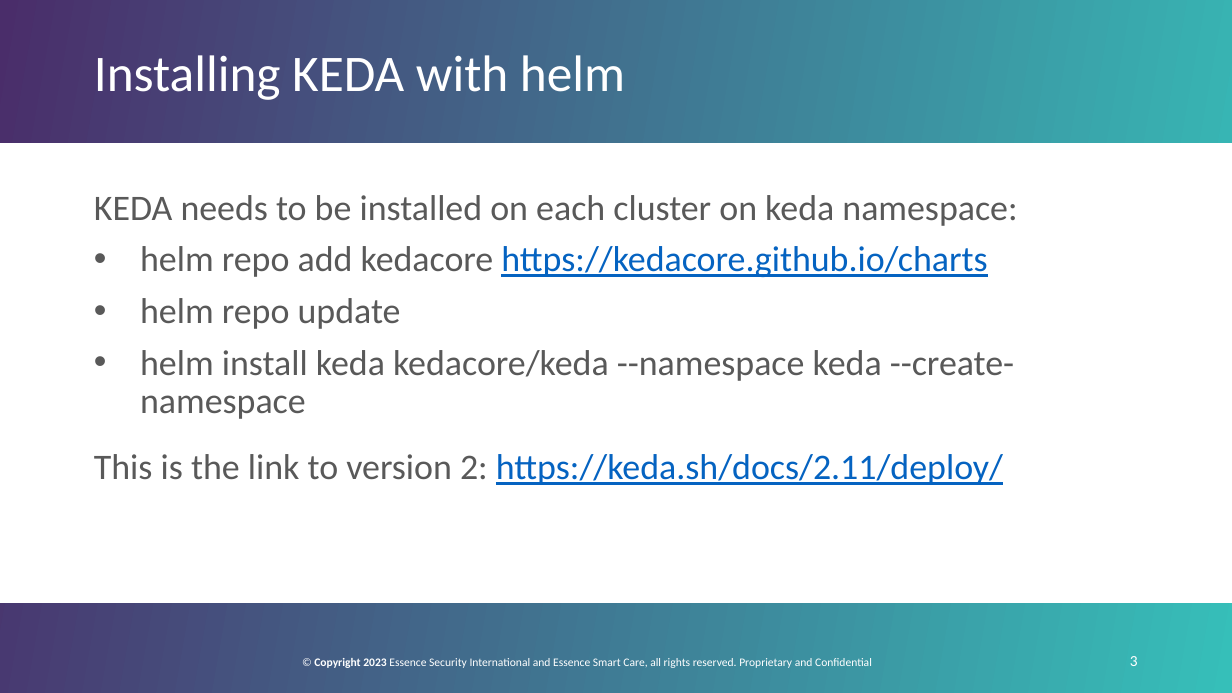
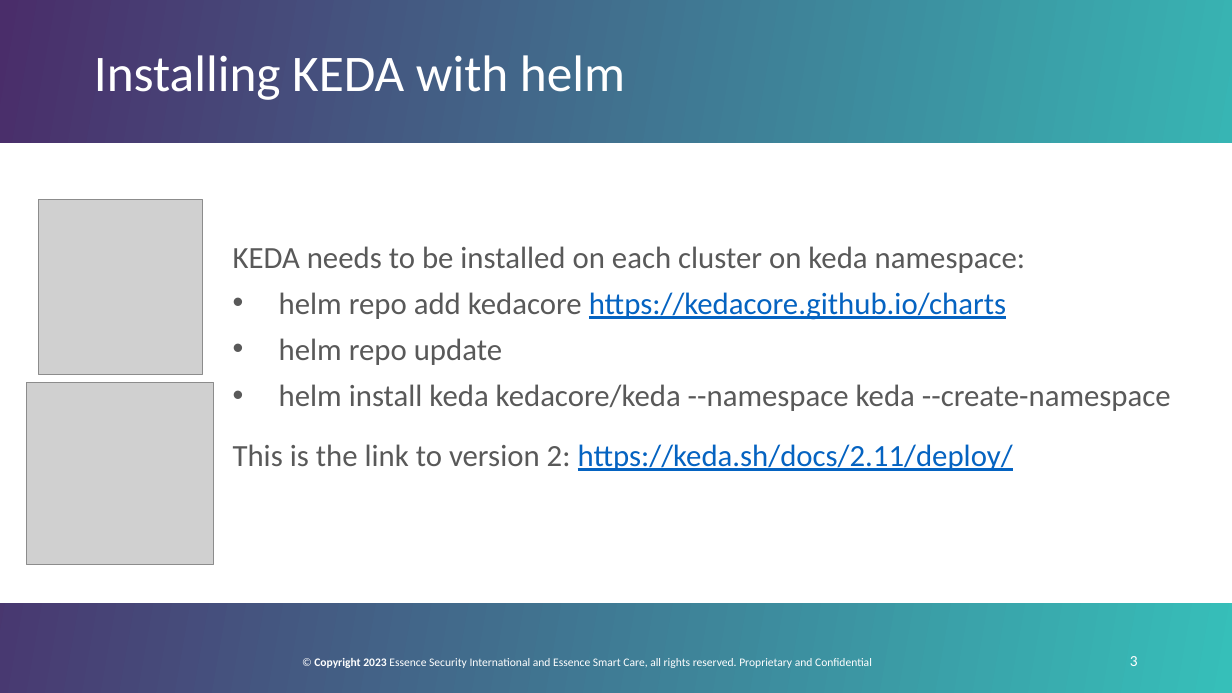
Before and after one commit to GoddessDianaPub/keda-azure-service_bus-key_vault, a slide deck: slide 3 of keda.pptx. Drawn at 1232x693 pixels with LibreOffice and Linux fonts; fonts in the diff are those of the drawing; grey boxes stand for pictures; background and template pictures are left out. Boxes give left, top, right and bottom in pixels: in the first picture for what was removed or moved away, otherwise in the second. Text is boxed around its words. In the diff, an @@ line names an element or a change of style, - is before the commit and + after.

```diff
--- a/keda.pptx
+++ b/keda.pptx
@@ picture added at (38, 200, 202, 374) @@
@@ text "KEDA needs to be installed ...": place and size @@
-text "KEDA needs to be installed ..." at (94, 195, 1017, 485)
+text "KEDA needs to be installed ..." at (233, 246, 1171, 471)
@@ text "KEDA needs to be installed ..." at (233, 246, 1171, 471): size 28 to 24 pt @@
@@ picture added at (26, 383, 213, 565) @@
```
Also in this commit, not shown: 1 other slide changed.
